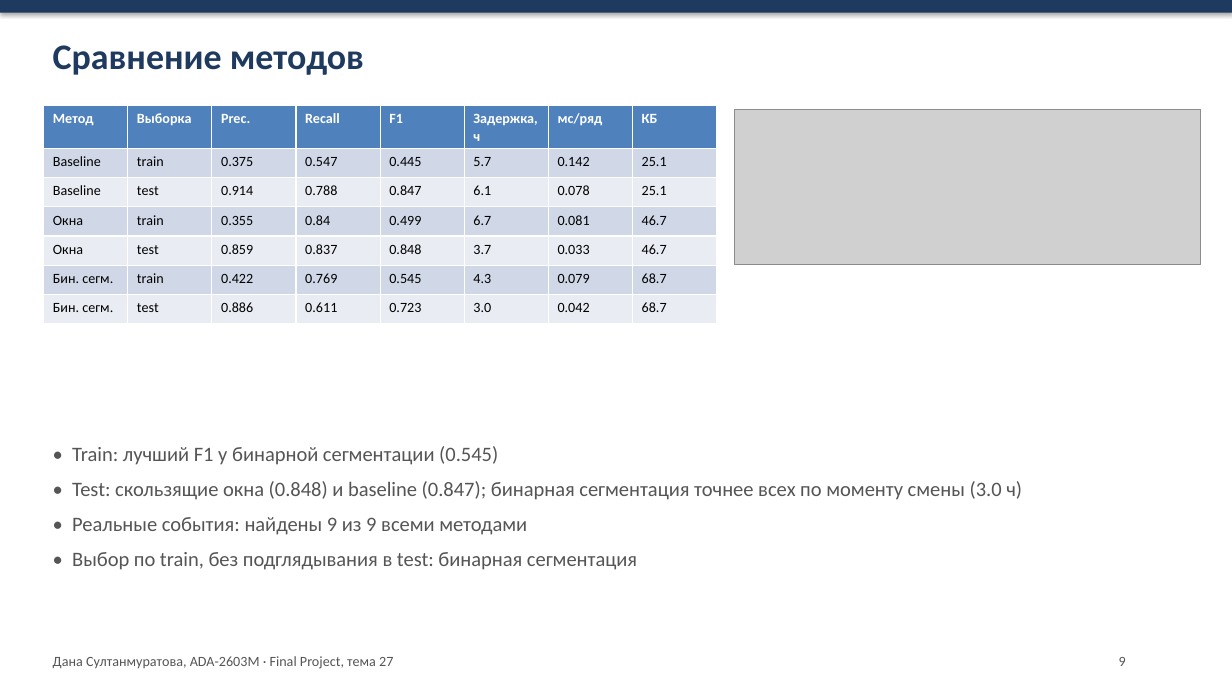
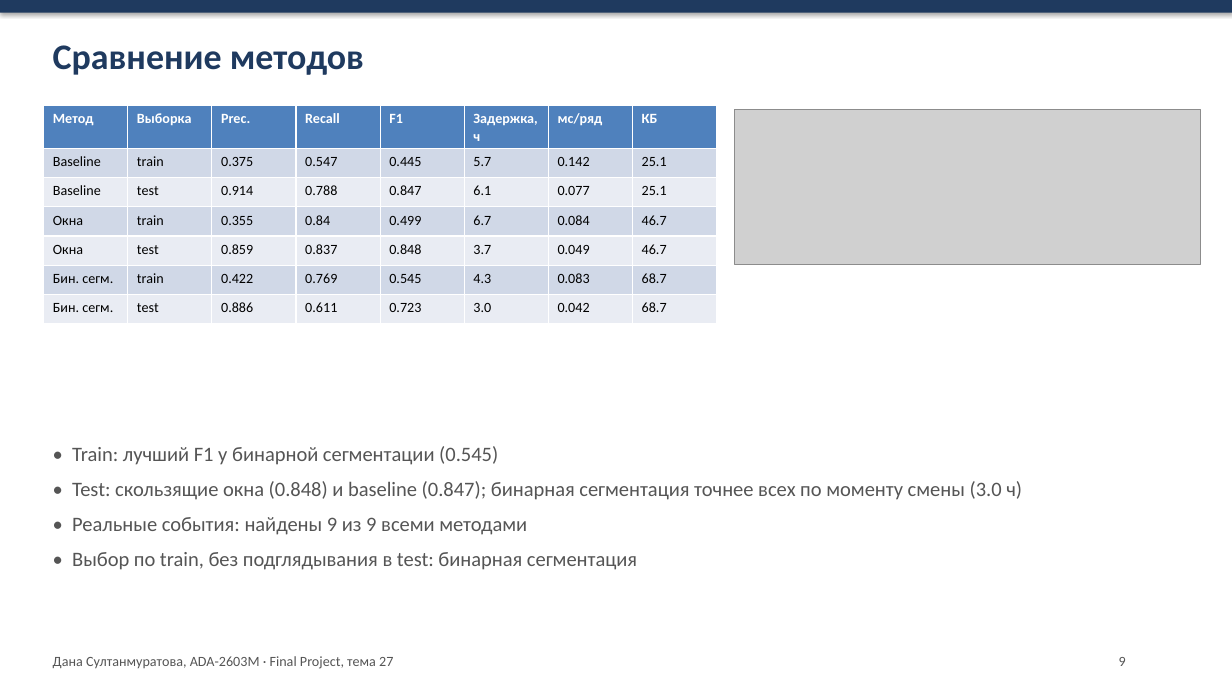
Before and after one commit to dsultless/oil_well_regimes, a slide deck: slide 9 of reports/Final_Project_Presentation_Sultanmuratova.pptx. Drawn at 1232x693 pixels with LibreOffice and Linux fonts; fonts in the diff are those of the drawing; grey boxes stand for pictures. Boxes give left, top, right and bottom in pixels: in the first picture for what was removed or moved away, otherwise in the second. Text is boxed around its words. In the diff, an @@ line names an element or a change of style, - is before the commit and + after.

```diff
--- a/reports/Final_Project_Presentation_Sultanmuratova.pptx
+++ b/reports/Final_Project_Presentation_Sultanmuratova.pptx
@@ table at box(43, 105, 716, 316) @@
-row 3, column 7: 0.078
+row 3, column 7: 0.077
-row 4, column 7: 0.081
+row 4, column 7: 0.084
-row 5, column 7: 0.033
+row 5, column 7: 0.049
-row 6, column 7: 0.079
+row 6, column 7: 0.083
```
Also in this commit, not shown: 3 other slides changed, 16 other files.
